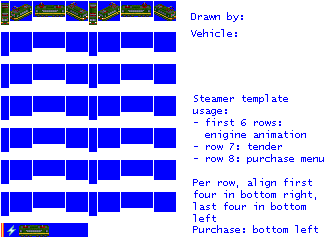
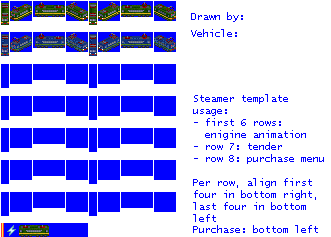
Layers edited between the first and the second 331×237 image:
painted on "Pasted Layer" over [40, 35, 176, 56]
painted on "empty.png" over [1, 33, 151, 56]
